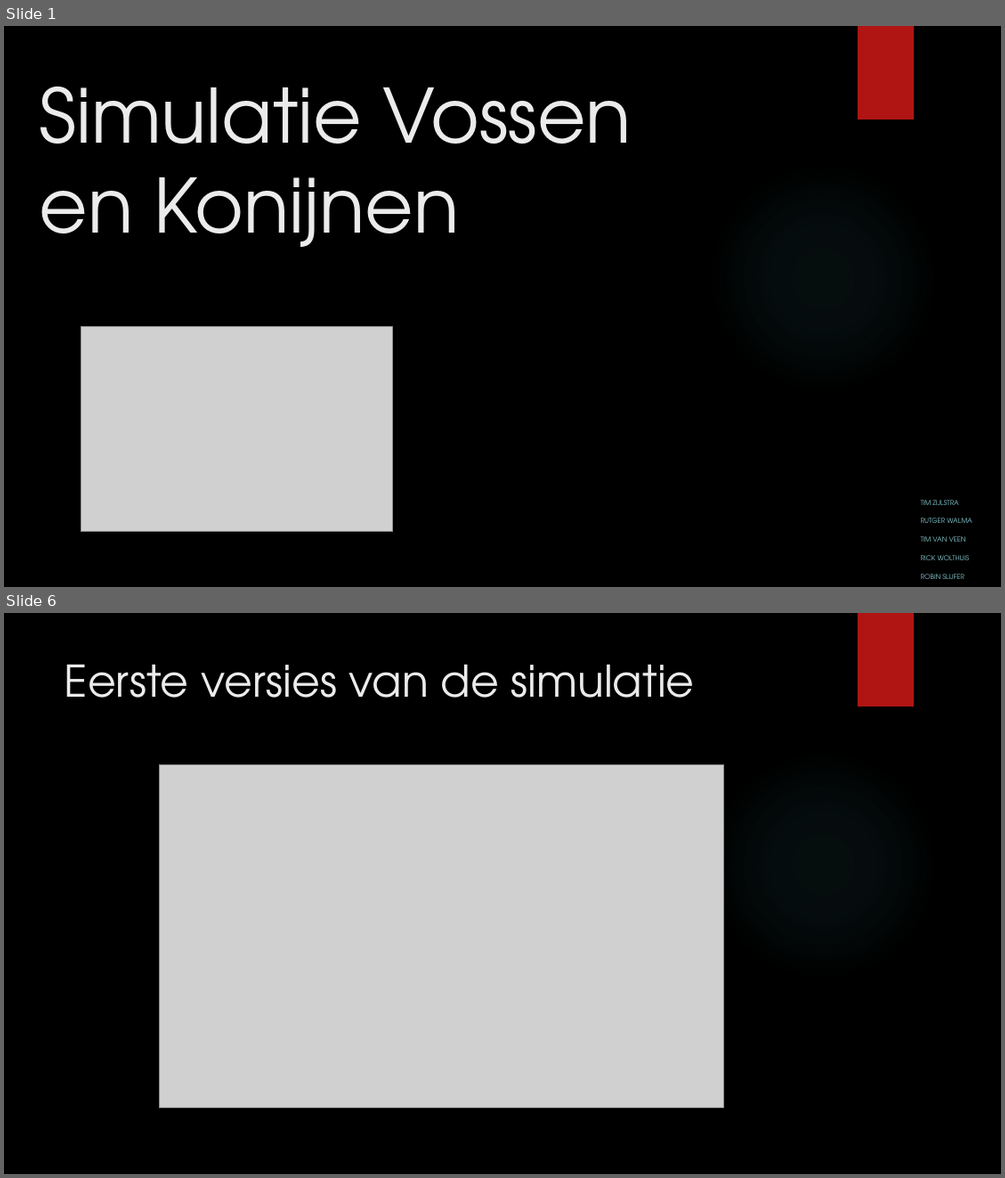
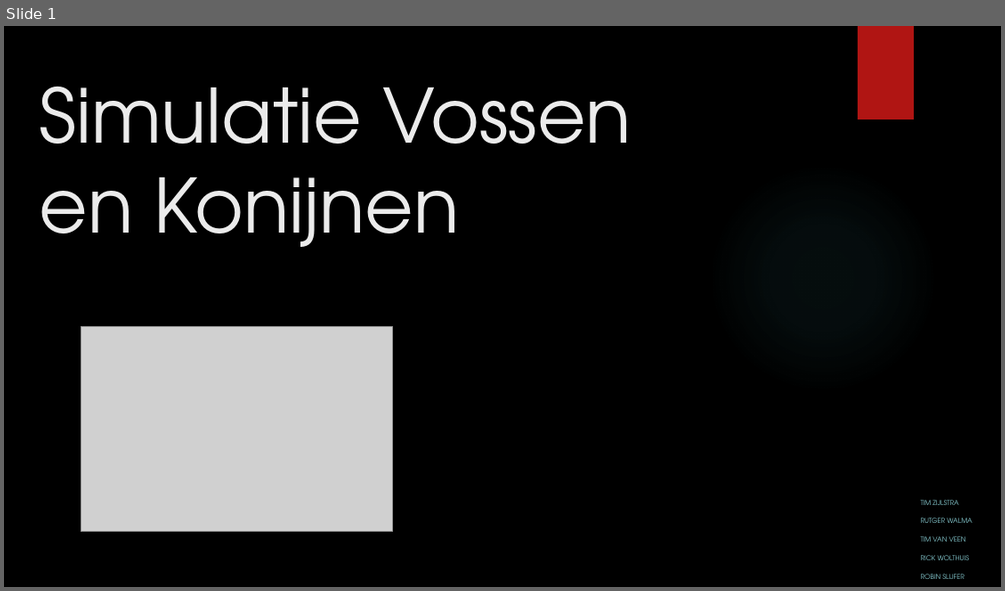
Before and after one commit to tvveen/Vossen-Konijnen, a slide deck: Documentatie/Simulatie Vossen en Konijnen.pptx. Shown one above the other, each under a label of ours: slides 1 and 6 before the commit, slide 1 after it; the slides between them are not shown. The pictures are 1005x1178 and 1005x591 pixels, drawn with LibreOffice and Linux fonts; fonts in the diff are those of the drawing; grey boxes stand for pictures; background and template pictures are left out. Boxes give left, top, right and bottom in pixels: in the first picture for what was removed or moved away, otherwise in the second. Text is boxed around its words. In the diff, an @@ line names an element or a change of style, - is before the commit and + after.

```diff
--- a/Documentatie/Simulatie Vossen en Konijnen.pptx
+++ b/Documentatie/Simulatie Vossen en Konijnen.pptx
@@ slide 6 removed at (x1=4, y1=613, x2=1001, y2=1174), background picture (left out); not listed: 2 template elements that a slide beside it also shows @@
@@ title removed at (x1=65, y1=664, x2=695, y2=698) @@
-Eerste versies van de simulatie
@@ picture removed at (x1=159, y1=765, x2=723, y2=1108) @@
```
Also in this commit, not shown: 6 slides changed, 1 slide added, 1 other slide removed.
